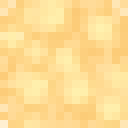
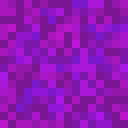
Layer changes from the first 128×128 image to the second:
hid group "bouncy stuff" (25 layers) over [0,0,128,128]
showed group "dream dirt" (28 layers) over [0,0,128,128]
